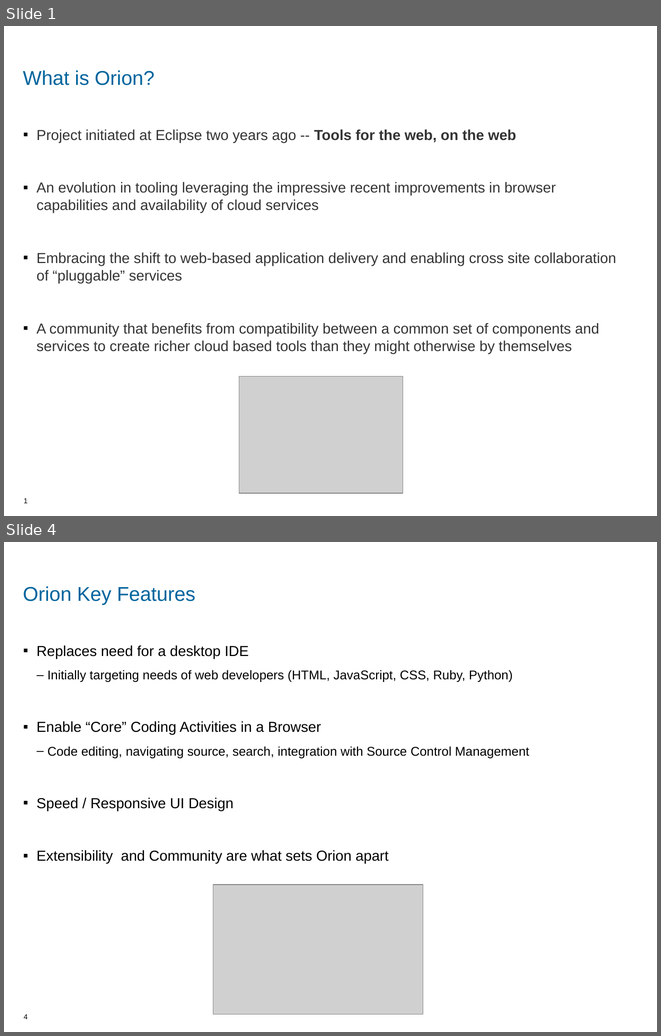
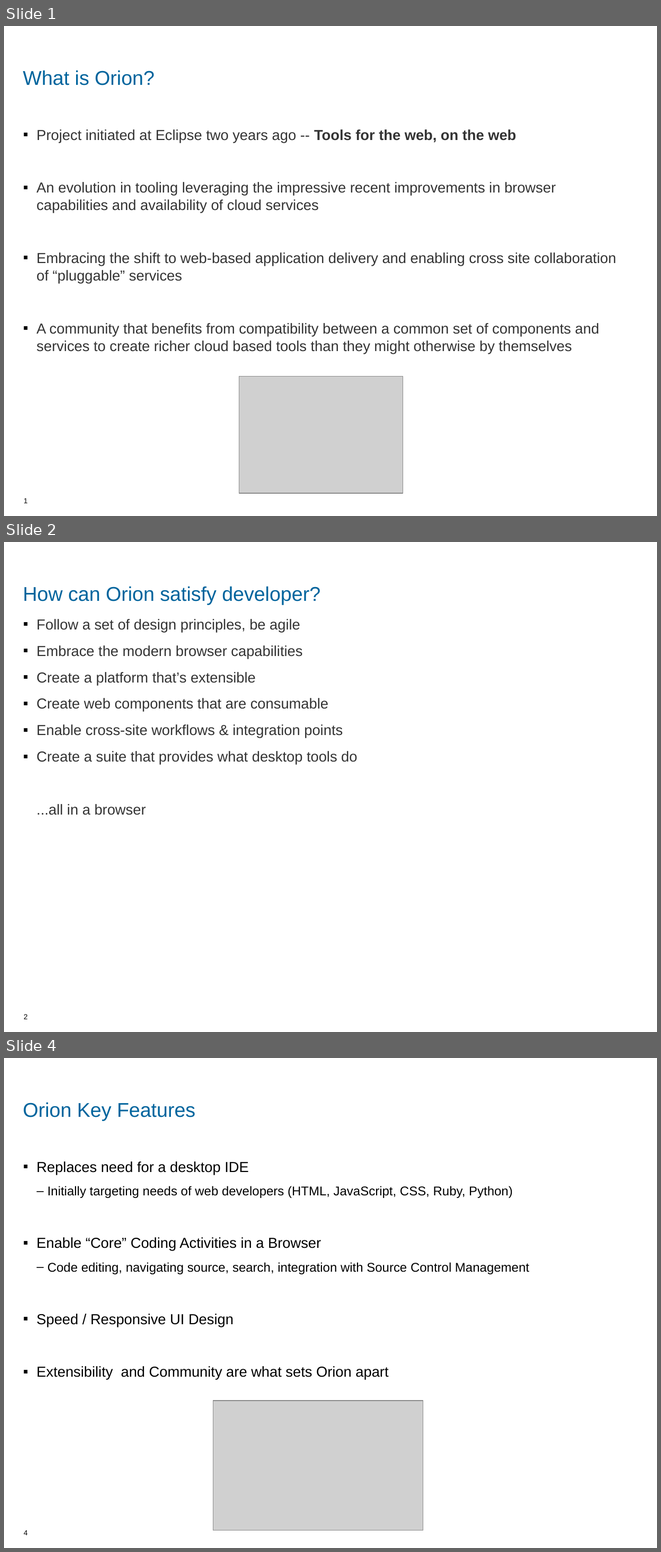
Before and after one commit to jarthorn/e4rover, a slide deck: eclipseconeurope2013/jazzhub-orion.odp. Shown one above the other, each under a label of ours: slides 1 and 4 before the commit, slides 1, 2 and 4 after it; the slides between them are not shown. The pictures are 661x1036 and 661x1552 pixels, drawn with LibreOffice and Linux fonts; fonts in the diff are those of the drawing; grey boxes stand for pictures; background and template pictures are left out. Boxes give left, top, right and bottom in pixels: in the first picture for what was removed or moved away, otherwise in the second. Text is boxed around its words. In the diff, an @@ line names an element or a change of style, - is before the commit and + after.

```diff
--- a/eclipseconeurope2013/jazzhub-orion.odp
+++ b/eclipseconeurope2013/jazzhub-orion.odp
@@ slide 2 added at box(4, 542, 657, 1032), background #FFFFFF @@
@@ title added at box(23, 586, 320, 605), 22 pt, text #00649D @@
+How can Orion satisfy developer?
@@ text added at box(36, 619, 357, 815), 16 pt, text #333333 @@
+▪ Follow a set of design principles, be agile
+▪ Embrace the modern browser capabilities
+▪ Create a platform that’s extensible
+▪ Create web components that are consumable
+▪ Enable cross-site workflows & integration points
+▪ Create a suite that provides what desktop tools do
+...all in a browser
@@ page number added at box(24, 1014, 28, 1019), 8 pt, text #000000 @@
+2
```
Also in this commit, not shown: 3 slides changed, 5 other slides added, 2 slides removed.
